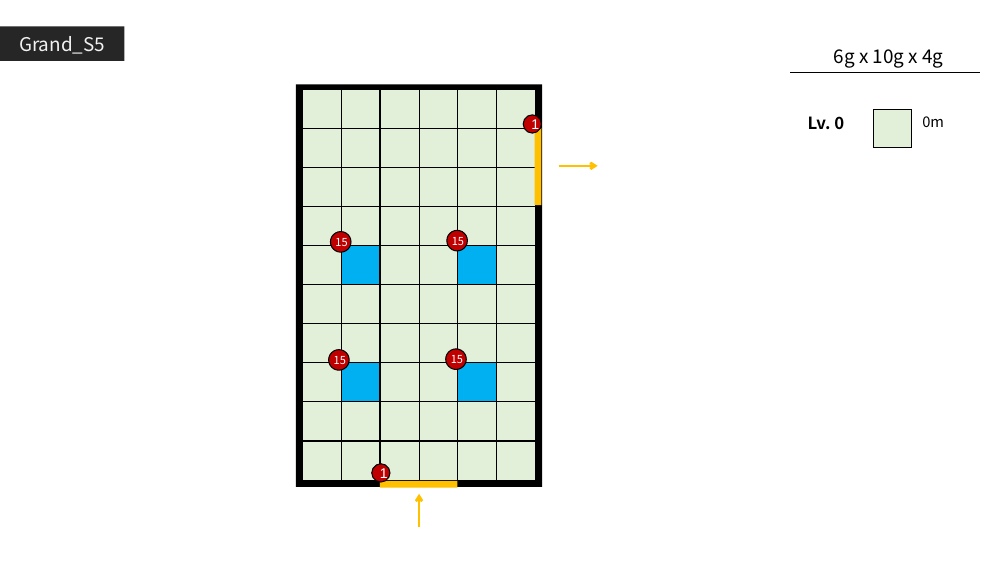
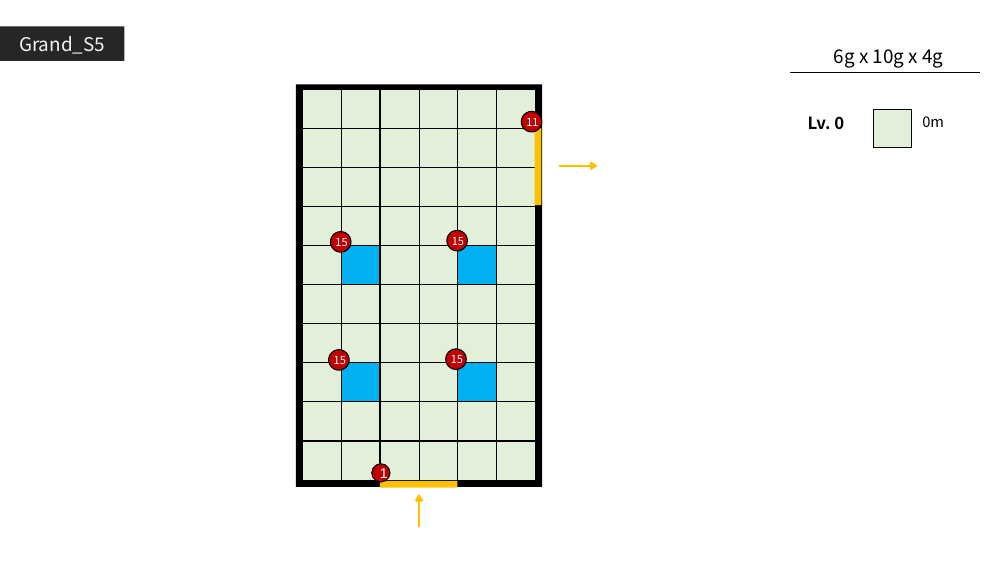
Before and after one commit to GGMGangsterHamster/GangsterHamster, a slide deck: slide 8 of Documents/Grand_Stage.pptx. Drawn at 1008x567 pixels with LibreOffice and Linux fonts; fonts in the diff are those of the drawing. Boxes give left, top, right and bottom in pixels: in the first picture for what was removed or moved away, otherwise in the second. Text is boxed around its words. In the diff, an @@ line names an element or a change of style, - is before the commit and + after.

```diff
--- a/Documents/Grand_Stage.pptx
+++ b/Documents/Grand_Stage.pptx
@@ ellipse added at box(522, 111, 542, 132), fill #C00000, outline #000000 1 pt @@
@@ ellipse removed at box(523, 115, 541, 133) @@
-1
@@ text added at box(526, 118, 538, 130), 10.5 pt, text #FFFFFF @@
+11
```
Also in this commit, not shown: 5 other slides changed, 1 other file.
